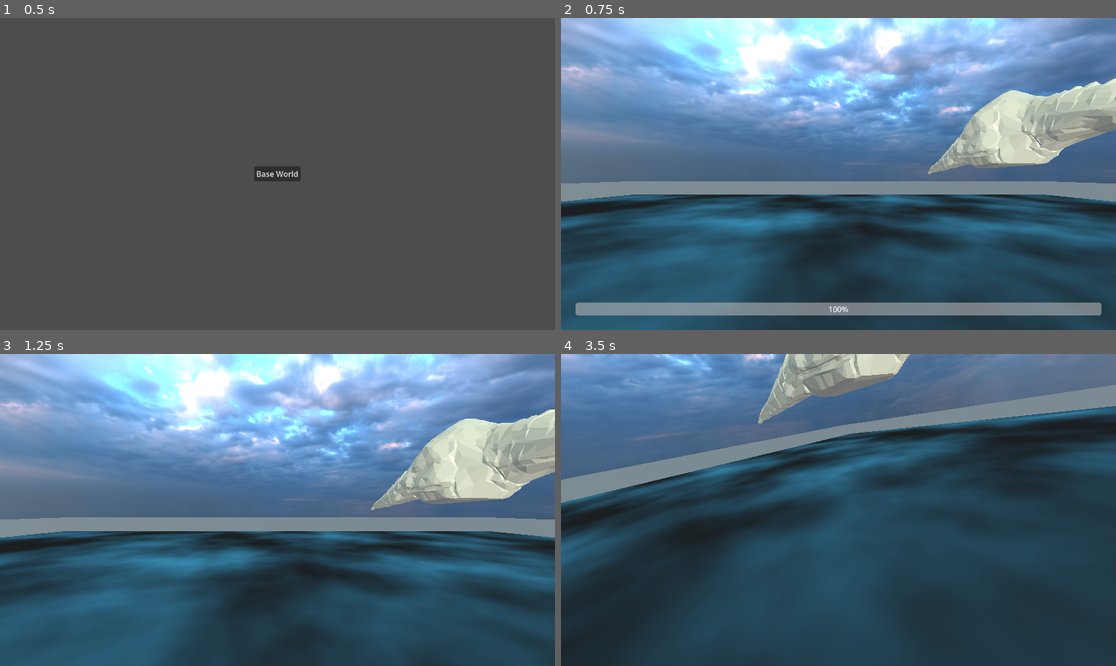
Above: before the commit, frames 1-4 (two rows, left to right).
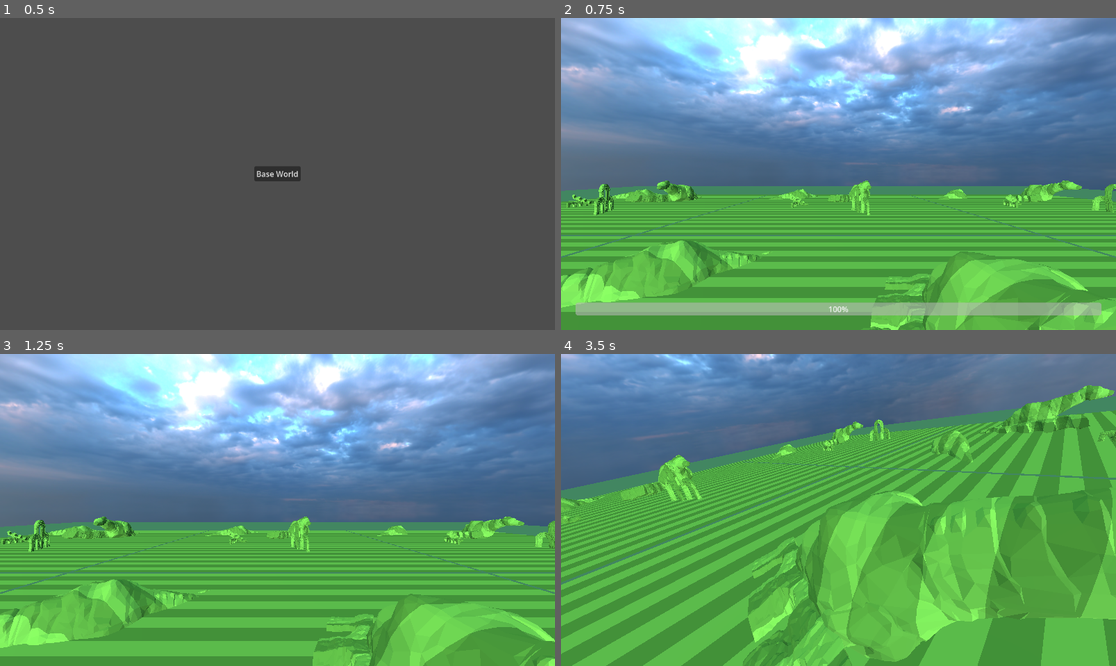
Above: after the commit, the same moments.

Repository: mitch-palczewski/zurd
Game: Godot game, scene res://scenes/ui/loading_screen/boot.tscn
Same seed, same stepped clock (60 frames per second), same inputs: the game is played once before the commit and once after it.
Inputs:
- Up to frame 1 (0.5 s): no input
- Up to frame 2 (0.75 s): click "Base World" at 0.5 s
- Up to frame 3 (1.25 s): no input
- Up to frame 4 (3.5 s): tap Enter at 1.25 s; hold D (move_right) 1.28-2.03 s; tap 1 at 1.35 s; hold S (move_down) 2.03-2.78 s; tap 2 at 2.1 s; hold D (move_right) from 2.78 s (still down); tap 3 at 2.85 s

Frame 1 is identical in both runs. In frame 2, 53% of the frame differs, in the area x 0-100%, y 19-100%; in frame 3, 54%; in frame 4, 79%, in the area x 0-100%, y 0-100%.

Commit message:
feat(test): fairway stripes

Diff:
--- /dev/null
+++ b/assets/materials/fairway_stripes.tres
@@ -0,0 +1,10 @@
+[gd_resource type="ShaderMaterial" format=3 uid="uid://vj6oamoxpsv1"]
+
+[ext_resource type="Shader" uid="uid://drl3osp5lqku1" path="res://assets/shaders/fairway_stripes.gdshader" id="1_yv0g3"]
+
+[resource]
+render_priority = 0
+shader = ExtResource("1_yv0g3")
+shader_parameter/light_grass = Color(0.35, 0.68, 0.22, 1)
+shader_parameter/dark_grass = Color(0.24, 0.52, 0.14, 1)
+shader_parameter/stripe_width = 5.0
--- /dev/null
+++ b/assets/shaders/fairway_stripes.gdshader
@@ -0,0 +1,23 @@
+shader_type spatial;
+
+uniform sampler2D noise_texture; // Added missing semicolon
+
+uniform vec4 light_grass : source_color = vec4(0.35, 0.68, 0.22, 1.0);
+uniform vec4 dark_grass : source_color = vec4(0.24, 0.52, 0.14, 1.0);
+uniform float stripe_width = 5.0;
+
+varying vec3 world_position;
+
+void vertex() {
+	world_position = (MODEL_MATRIX * vec4(VERTEX, 1.0)).xyz; // Added missing semicolon
+}
+
+void fragment() {
+	float stripe = step(0.5, fract(world_position.z / (stripe_width * 2.0)));
+	vec3 base_color = mix(light_grass.rgb, dark_grass.rgb, stripe);
+
+	float noise = texture(noise_texture, world_position.xz * 0.2).r;
+
+	ALBEDO = base_color * (0.85 + noise * 0.3);
+	ROUGHNESS = 0.85;
+}
--- a/sandbox/test_ground.tscn
+++ b/sandbox/test_ground.tscn
@@ -1,30 +1,22 @@
 [gd_scene format=3 uid="uid://bxuwjngngmiju"]
 
 [ext_resource type="PackedScene" uid="uid://c4aciywu4i5np" path="res://scenes/objects/static/Archway_static.tscn" id="1_bnjis"]
+[ext_resource type="Material" uid="uid://vj6oamoxpsv1" path="res://assets/materials/fairway_stripes.tres" id="1_xor13"]
 [ext_resource type="PackedScene" uid="uid://dxmbj1qghxp3" path="res://scenes/objects/static/Arch_01_static.tscn" id="2_xor13"]
 [ext_resource type="PackedScene" uid="uid://b5m20rugrd7ay" path="res://scenes/objects/static/Crocodile_01_static.tscn" id="3_bxqal"]
 
 [sub_resource type="BoxShape3D" id="BoxShape3D_35kfv"]
 size = Vector3(200, 1, 200)
 
-[sub_resource type="Gradient" id="Gradient_35kfv"]
-offsets = PackedFloat32Array(0.10526316, 1)
+[sub_resource type="PlaneMesh" id="PlaneMesh_35kfv"]
+material = ExtResource("1_xor13")
+size = Vector2(198, 198)
 
-[sub_resource type="FastNoiseLite" id="FastNoiseLite_35kfv"]
-
-[sub_resource type="NoiseTexture2D" id="NoiseTexture2D_pv0mm"]
-noise = SubResource("FastNoiseLite_35kfv")
-color_ramp = SubResource("Gradient_35kfv")
-
-[sub_resource type="StandardMaterial3D" id="StandardMaterial3D_eh7gx"]
-albedo_color = Color(0.23137255, 0.57254905, 0.7058824, 1)
-albedo_texture = SubResource("NoiseTexture2D_pv0mm")
-
-[sub_resource type="PlaneMesh" id="PlaneMesh_35kfv"]
-material = SubResource("StandardMaterial3D_eh7gx")
-size = Vector2(200, 200)
+[sub_resource type="StandardMaterial3D" id="StandardMaterial3D_1h25x"]
+albedo_color = Color(0.2878948, 0.5529155, 0.36965898, 1)
 
 [sub_resource type="PlaneMesh" id="PlaneMesh_k1w45"]
+material = SubResource("StandardMaterial3D_1h25x")
 size = Vector2(600, 600)
 
 [node name="TestGround" type="Node3D" unique_id=2013099410]
@@ -38,14 +30,74 @@
 mesh = SubResource("PlaneMesh_35kfv")
 
 [node name="MeshInstance3D" type="MeshInstance3D" parent="." unique_id=1191578334]
-transform = Transform3D(1, 0, 0, 0, 1, 0, 0, 0, 1, 0, -0.5, 0)
+transform = Transform3D(1, 0, 0, 0, 1, 0, 0, 0, 1, -0.057510376, -0.5000305, 0.340065)
 mesh = SubResource("PlaneMesh_k1w45")
 
 [node name="ArchwayStatic" parent="." unique_id=1478703784 instance=ExtResource("1_bnjis")]
 transform = Transform3D(4.2328305, 0, -2.487651, 0, 4.909711, 0, 2.487651, 0, 4.2328305, -40.28216, 1.8733087, 9.831184)
 
+[node name="Archway" parent="ArchwayStatic/ArchwayMesh" parent_id_path=PackedInt32Array(1478703784, 353636118) index="0" unique_id=1647693072]
+transform = Transform3D(-0.40099654, 0, 0.9160795, 0, 1, 0, -0.9160795, 0, -0.40099654, 0, 0.13489148, 0)
+surface_material_override/0 = ExtResource("1_xor13")
+
 [node name="Arch 01Static" parent="." unique_id=1987915247 instance=ExtResource("2_xor13")]
 transform = Transform3D(1.801819, 0, -4.011834, 0, 4.397882, 0, 4.011834, 0, 1.801819, 13.766827, 5.2434387, 34.48603)
 
+[node name="Arch" parent="Arch 01Static/Arch 01Mesh" parent_id_path=PackedInt32Array(1987915247, 1318704810) index="0" unique_id=1723391503]
+surface_material_override/0 = ExtResource("1_xor13")
+
 [node name="Crocodile 01Static" parent="." unique_id=394928527 instance=ExtResource("3_bxqal")]
-transform = Transform3D(15.043136, 0, 0, 0, 15.043136, 0, 0, 0, 15.043136, 24.209703, 14.367068, -31.018206)
+transform = Transform3D(26.918148, -12.85029, 3.2067692, 10.640769, 25.30796, 12.094674, -7.8858957, -9.714791, 27.266014, 24.209703, 3.9782476, -31.018206)
+
+[node name="Crocodile_01" parent="Crocodile 01Static/Crocodile 01Mesh" parent_id_path=PackedInt32Array(394928527, 1917953980) index="0" unique_id=1139370619]
+surface_material_override/0 = ExtResource("1_xor13")
+
+[node name="ArchwayStatic2" parent="." unique_id=1800308664 instance=ExtResource("1_bnjis")]
+transform = Transform3D(-11.271329, -5.3412066, -4.9389076, -1.5340215, 7.431913, -6.4786243, 12.127552, -4.024042, -5.4097, -40.28216, 2.7997212, -28.10183)
+
+[node name="Archway" parent="ArchwayStatic2/ArchwayMesh" parent_id_path=PackedInt32Array(1800308664, 353636118) index="0" unique_id=1647693072]
+transform = Transform3D(0.9389326, -0.52947956, -0.509625, -0.10347682, -0.6069722, 1.3980958, -0.68385816, -0.63512933, -0.9112631, -2.1129892, -2.6480987, -2.3622842)
+surface_material_override/0 = ExtResource("1_xor13")
+
+[node name="Arch 01Static2" parent="." unique_id=1124030097 instance=ExtResource("2_xor13")]
+transform = Transform3D(1.801819, 0, -4.011834, 0, 4.397882, 0, 4.011834, 0, 1.801819, 20.027508, 5.3828716, 45.661293)
+
+[node name="Arch" parent="Arch 01Static2/Arch 01Mesh" parent_id_path=PackedInt32Array(1124030097, 1318704810) index="0" unique_id=1723391503]
+surface_material_override/0 = ExtResource("1_xor13")
+
+[node name="Arch 01Static3" parent="." unique_id=348357867 instance=ExtResource("2_xor13")]
+transform = Transform3D(1.801819, 0, -4.011834, 0, 4.397882, 0, 4.011834, 0, 1.801819, 16.820282, 15.162519, 40.023678)
+
+[node name="Arch" parent="Arch 01Static3/Arch 01Mesh" parent_id_path=PackedInt32Array(348357867, 1318704810) index="0" unique_id=1723391503]
+surface_material_override/0 = ExtResource("1_xor13")
+
+[node name="ArchwayStatic3" parent="." unique_id=1446245555 instance=ExtResource("1_bnjis")]
+transform = Transform3D(-1.105673, -2.7594388, -3.9074593, 3.8357062, -2.9078097, 0.9681205, -2.8583393, -2.834677, 2.8106513, -36.72193, 5.0782647, 9.831184)
+
+[node name="Archway" parent="ArchwayStatic3/ArchwayMesh" parent_id_path=PackedInt32Array(1446245555, 353636118) index="0" unique_id=1647693072]
+transform = Transform3D(-0.40099654, 0, 0.9160795, 0, 1, 0, -0.9160795, 0, -0.40099654, 0, 0.13489148, 0)
+surface_material_override/0 = ExtResource("1_xor13")
+
+[node name="Crocodile 01Static2" parent="." unique_id=107197138 instance=ExtResource("3_bxqal")]
+transform = Transform3D(26.918144, -12.850289, 3.2067678, 13.153778, 25.090462, -9.871511, 1.5464134, 10.263461, 28.147285, -56.555313, 3.9782476, -26.944971)
+
+[node name="Crocodile_01" parent="Crocodile 01Static2/Crocodile 01Mesh" parent_id_path=PackedInt32Array(107197138, 1917953980) index="0" unique_id=1139370619]
+transform = Transform3D(-0.34207115, 0.68645704, 0.64168996, 0.21401224, 0.72185206, -0.6581259, -0.9149793, -0.087796286, -0.39383435, -0.011064291, -0.62391305, -0.9391899)
+surface_material_override/0 = ExtResource("1_xor13")
+
+[editable path="ArchwayStatic"]
+[editable path="ArchwayStatic/ArchwayMesh"]
+[editable path="Arch 01Static"]
+[editable path="Arch 01Static/Arch 01Mesh"]
+[editable path="Crocodile 01Static"]
+[editable path="Crocodile 01Static/Crocodile 01Mesh"]
+[editable path="ArchwayStatic2"]
+[editable path="ArchwayStatic2/ArchwayMesh"]
+[editable path="Arch 01Static2"]
+[editable path="Arch 01Static2/Arch 01Mesh"]
+[editable path="Arch 01Static3"]
+[editable path="Arch 01Static3/Arch 01Mesh"]
+[editable path="ArchwayStatic3"]
+[editable path="ArchwayStatic3/ArchwayMesh"]
+[editable path="Crocodile 01Static2"]
+[editable path="Crocodile 01Static2/Crocodile 01Mesh"]
--- /dev/null
+++ b/sandbox/test_wrap.tscn
@@ -0,0 +1,31 @@
+[gd_scene format=3 uid="uid://bsyndy6sdqnj8"]
+
+[ext_resource type="PackedScene" uid="uid://bxuwjngngmiju" path="res://sandbox/test_ground.tscn" id="1_uew61"]
+
+[node name="TesWrap" type="Node3D" unique_id=1633266827]
+
+[node name="TestGround" parent="." unique_id=2013099410 instance=ExtResource("1_uew61")]
+
+[node name="TestGround2" parent="." unique_id=960167484 instance=ExtResource("1_uew61")]
+transform = Transform3D(1, 0, 0, 0, 1, 0, 0, 0, 1, 200, 0, 0)
+
+[node name="TestGround3" parent="." unique_id=610667873 instance=ExtResource("1_uew61")]
+transform = Transform3D(1, 0, 0, 0, 1, 0, 0, 0, 1, 200, 0, 200)
+
+[node name="TestGround4" parent="." unique_id=800142478 instance=ExtResource("1_uew61")]
+transform = Transform3D(1, 0, 0, 0, 1, 0, 0, 0, 1, 200, 0, -200)
+
+[node name="TestGround5" parent="." unique_id=1301892669 instance=ExtResource("1_uew61")]
+transform = Transform3D(1, 0, 0, 0, 1, 0, 0, 0, 1, 0, 0, 200)
+
+[node name="TestGround6" parent="." unique_id=1355198278 instance=ExtResource("1_uew61")]
+transform = Transform3D(1, 0, 0, 0, 1, 0, 0, 0, 1, 0, 0, -200)
+
+[node name="TestGround7" parent="." unique_id=1539871467 instance=ExtResource("1_uew61")]
+transform = Transform3D(1, 0, 0, 0, 1, 0, 0, 0, 1, -200, 0, 0)
+
+[node name="TestGround8" parent="." unique_id=648104990 instance=ExtResource("1_uew61")]
+transform = Transform3D(1, 0, 0, 0, 1, 0, 0, 0, 1, -200, 0, 200)
+
+[node name="TestGround9" parent="." unique_id=777232498 instance=ExtResource("1_uew61")]
+transform = Transform3D(1, 0, 0, 0, 1, 0, 0, 0, 1, -200, 0, -200)
--- a/scenes/world/toroidal_world.tscn
+++ b/scenes/world/toroidal_world.tscn
@@ -2,11 +2,11 @@
 
 [ext_resource type="PackedScene" uid="uid://8u5j2653xk4d" path="res://scenes/world/base_world.tscn" id="1_xgj68"]
 [ext_resource type="Script" uid="uid://cbrbxsjoxel3y" path="res://scenes/world/toroidal_world.gd" id="2_rwhoh"]
-[ext_resource type="PackedScene" uid="uid://bxuwjngngmiju" path="res://sandbox/test_ground.tscn" id="3_m11wk"]
+[ext_resource type="PackedScene" uid="uid://bsyndy6sdqnj8" path="res://sandbox/test_wrap.tscn" id="3_m11wk"]
 
 [node name="ToroidalWorld" unique_id=1406931788 instance=ExtResource("1_xgj68")]
 script = ExtResource("2_rwhoh")
 bounds_xz = Vector2(100, 100)
 
-[node name="TestGround" parent="." index="3" unique_id=2013099410 instance=ExtResource("3_m11wk")]
-transform = Transform3D(1, 0, 0, 0, 1, 0, 0, 0, 1, 0, -10, 0)
+[node name="TesWrap" parent="." index="3" unique_id=1633266827 instance=ExtResource("3_m11wk")]
+transform = Transform3D(1, 0, 0, 0, 1, 0, 0, 0, 1, 0, -30, 0)
Not shown, added: assets/shaders/fairway_stripes.gdshader.uid
